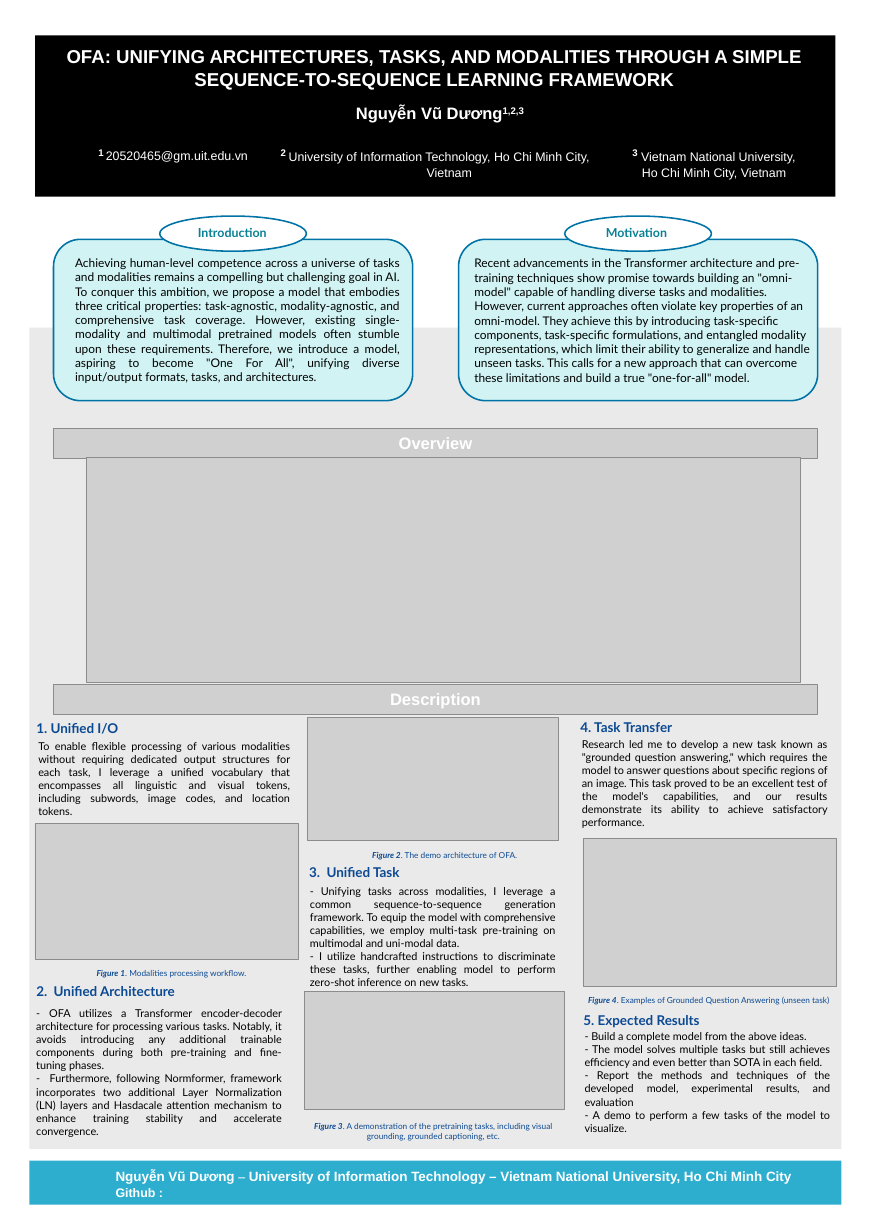
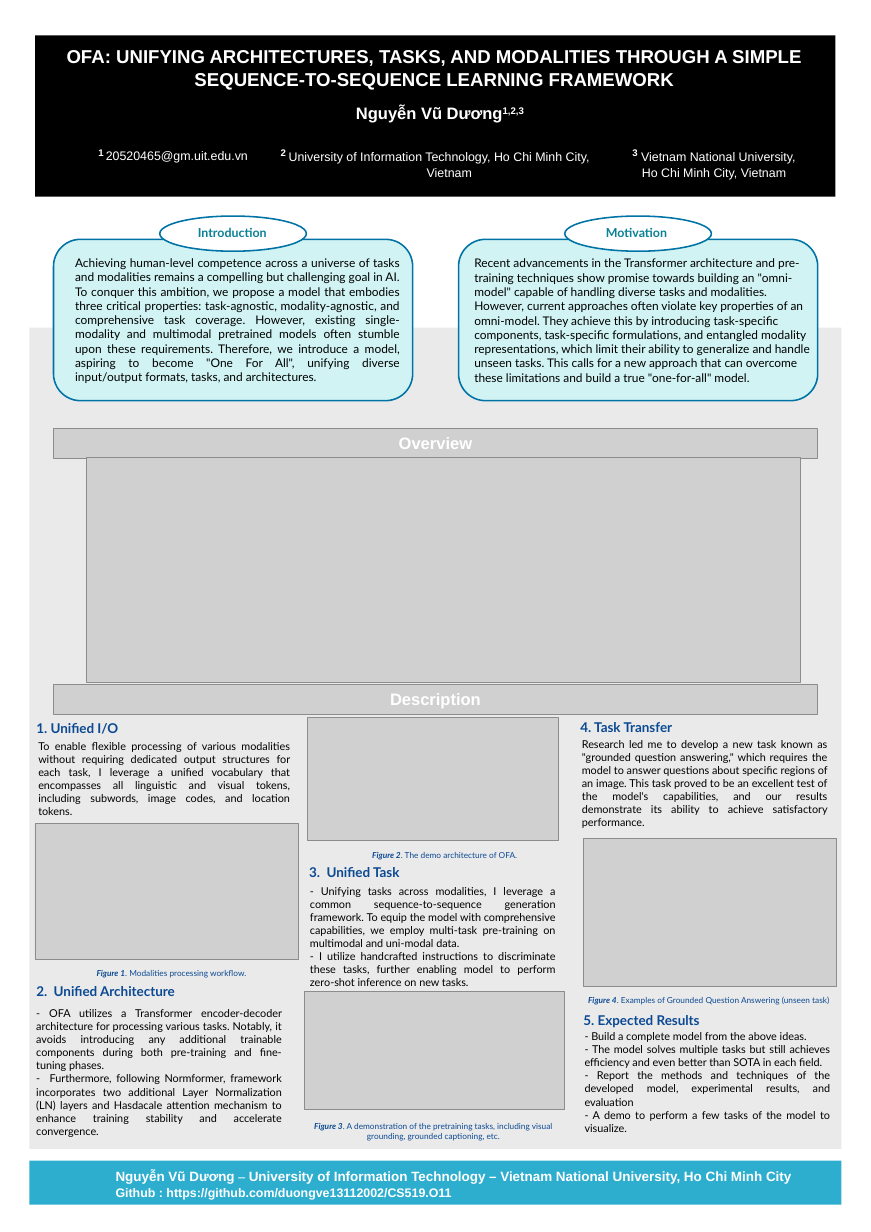
Before and after one commit to duongve13112002/CS519.O11, a slide deck: slide 1 of Đồ án cuối kỳ/OFA Unifying Architectures, Tasks, and Modalities Through a Simple Sequence-to-Sequence Learning Framework_Poster.pptx. Drawn at 871x1232 pixels with LibreOffice and Linux fonts; fonts in the diff are those of the drawing; grey boxes stand for pictures; background and template pictures are left out. Boxes give left, top, right and bottom in pixels: in the first picture for what was removed or moved away, otherwise in the second. Text is boxed around its words. In the diff, an @@ line names an element or a change of style, - is before the commit and + after.

```diff
--- a/Đồ án cuối kỳ/OFA Unifying Architectures, Tasks, and Modalities Through a Simple Sequence-to-Sequence Learning Framework_Poster.pptx
+++ b/Đồ án cuối kỳ/OFA Unifying Architectures, Tasks, and Modalities Through a Simple Sequence-to-Sequence Learning Framework_Poster.pptx
@@ text at box(116, 1188, 451, 1200): text changed @@
-Github :
+Github : https://github.com/duongve13112002/CS519.O11
```
Also in this commit, not shown: 2 other files.
